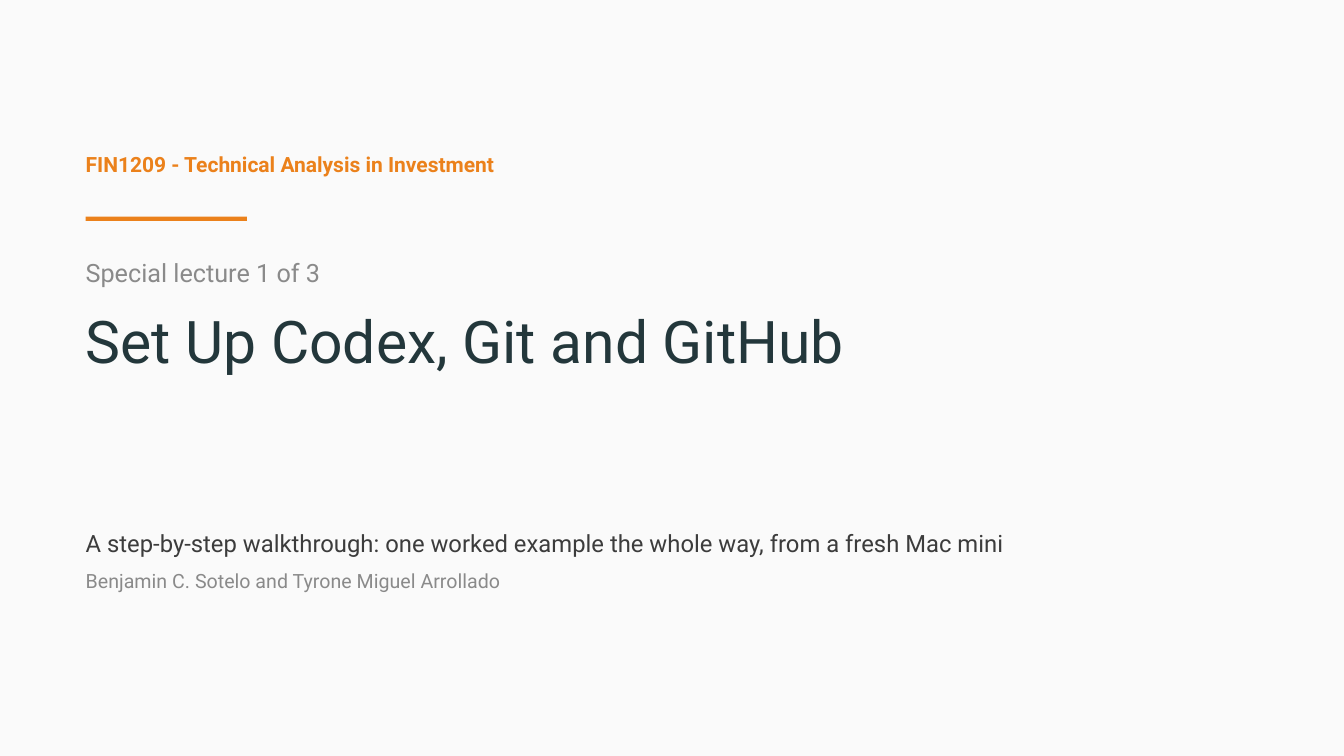
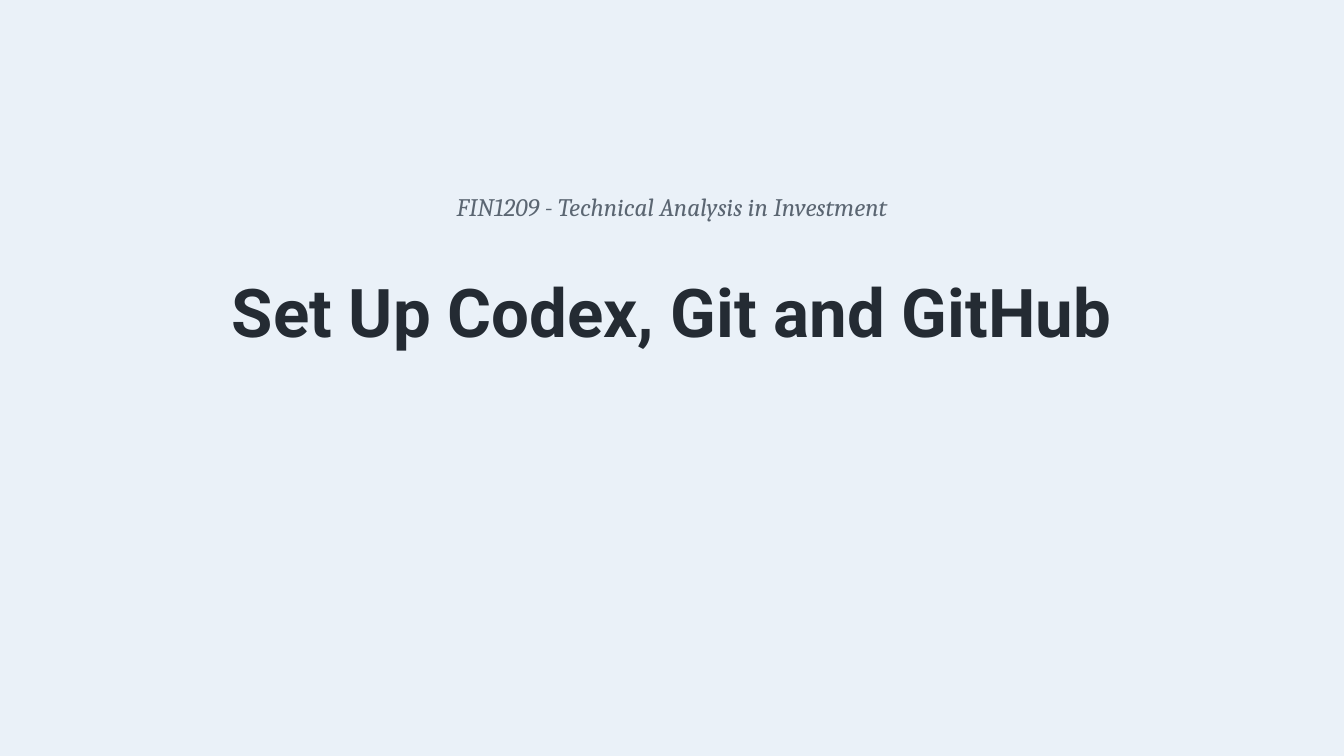
Before and after one commit to benjiesotelo-sudo/Telos_FIN1209, a slide deck: slide 1 of special-lecture/FIN1209-Special-Lecture-1-Setup.pptx. Drawn at 1344x756 pixels with LibreOffice and Linux fonts; fonts in the diff are those of the drawing. Boxes give left, top, right and bottom in pixels: in the first picture for what was removed or moved away, otherwise in the second. Text is boxed around its words. In the diff, an @@ line names an element or a change of style, - is before the commit and + after.

```diff
--- a/special-lecture/FIN1209-Special-Lecture-1-Setup.pptx
+++ b/special-lecture/FIN1209-Special-Lecture-1-Setup.pptx
@@ rectangle at (0,0,1344,756): fill #FAFAFA to #EAF1F8 @@
@@ text "FIN1209 - Technical Analysis in ...": place and size @@
-text "FIN1209 - Technical Analysis in ..." at (86,156,494,177)
+text "FIN1209 - Technical Analysis in ..." at (457,198,888,222)
@@ text "FIN1209 - Technical Analysis in ..." at (457,198,888,222): size 15 to 18 pt, font Roboto to Cambria, text colour #EB811B to #5B6672, bold off, italic on; alignment left to centre @@
@@ rectangle removed at (86,217,247,221) @@
@@ text at (86,263,320,287): paragraph removed @@
-Special lecture 1 of 3
@@ text "Set Up Codex, Git and ...": place and size @@
-text "Set Up Codex, Git and ..." at (86,263,844,375)
+text "Set Up Codex, Git and ..." at (232,286,1111,351)
@@ text "Set Up Codex, Git and ..." at (232,286,1111,351): size 42 to 48 pt, text colour #23373B to #242B33, bold on; alignment left to centre; line spacing 1.05 to 1.1; less space between paragraphs @@
@@ text removed at (86,534,1003,592) @@
-A step-by-step walkthrough: one worked example the whole way, from a fresh Mac mini
-Benjamin C. Sotelo and Tyrone Miguel Arrollado
```
Also in this commit, not shown: 6 other slides changed, 6 slides added, 25 slides removed, 4 other files.
